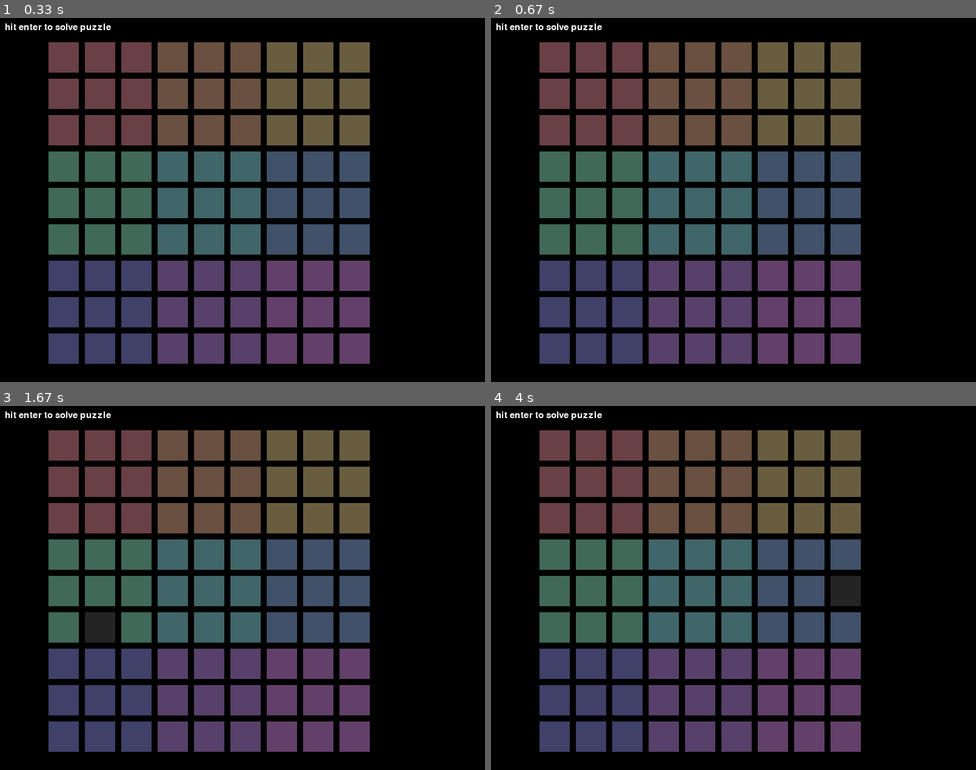
Above: before the commit, frames 1-4 (two rows, left to right).
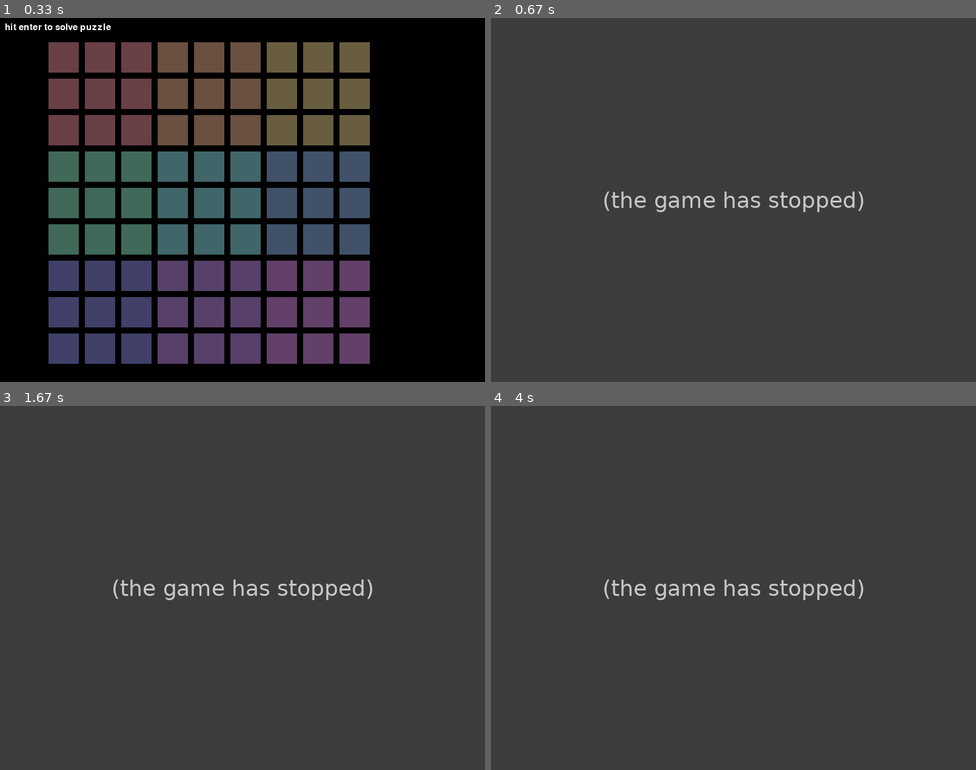
Above: after the commit, the same moments.

Repository: KarinaJadia/Other-Projects
Game: pygame game, started from pygame-tests/sudoku-solver.py
The game is run twice, just before and just after one commit, with the same random seed, the same clock (stepped at 60 frames per second) and the same inputs.
Inputs (mouse positions are in pixels of both pictures, inside the frame that each line leads up to):
- Up to frame 1 (0.33 s): no input
- Up to frame 2 (0.67 s): tap Enter at 0.33 s
- Up to frame 3 (1.67 s): click (63, 551) at 0.72 s; click (261, 631) at 1.05 s; click (87, 638) at 1.38 s
- Up to frame 4 (4 s): click (859, 453) at 1.72 s; click (912, 711) at 2.05 s; click (777, 493) at 2.38 s; click (694, 566) at 2.72 s; click (815, 719) at 3.05 s; click (801, 635) at 3.38 s; click (849, 588) at 3.72 s

Frame 1 is identical in both runs. In frame 2, 100% of the frame differs, in the area x 0-100%, y 0-100%; in frame 3, 99%; in frame 4, 100%.
After the commit the program exited at 0.33 s; later frames show no game.

Commit message:
now all keys work as expected, i'm stalling on the actual solving algo bc idk what to do

Diff:
--- a/pygame-tests/sudoku-solver.py
+++ b/pygame-tests/sudoku-solver.py
@@ -60,7 +60,7 @@
         if event.type == pygame.KEYDOWN:
 
             # if enter key is clicked
-            if event.key == pygame.K_KP_ENTER:
+            if event.key == pygame.K_KP_ENTER or event.key == pygame.K_RETURN:
                 pygame.quit()
                 sys.exit()
 
